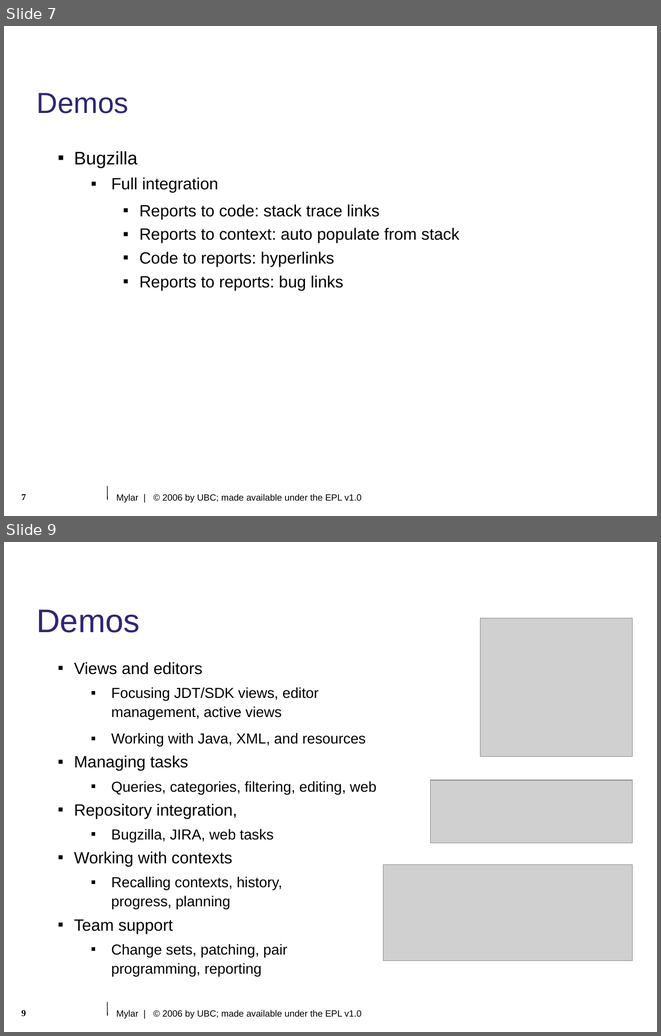
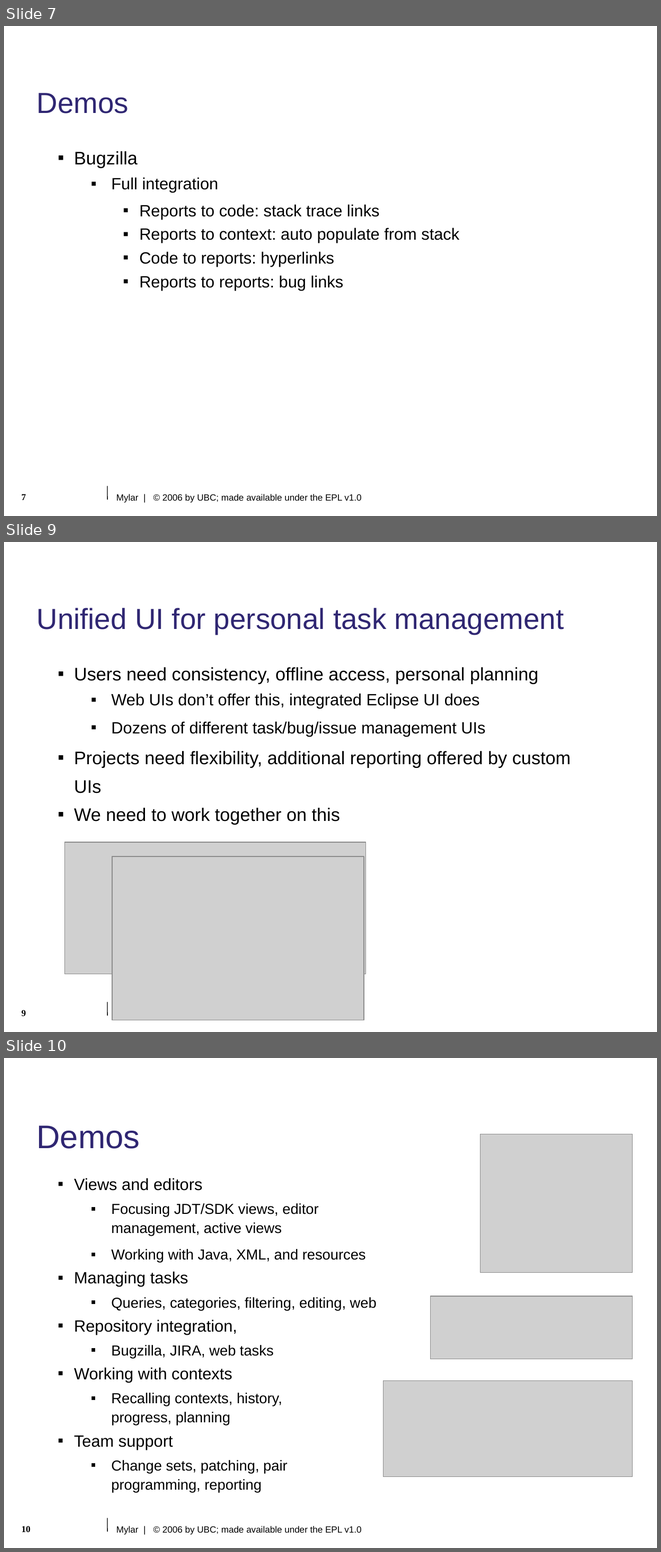
Before and after one commit to eclipse-mylyn/mylyn-website, a slide deck: publications/2006-03-mylar-eclipsecon.ppt. Shown one above the other, each under a label of ours: slides 7 and 9 before the commit, slides 7, 9 and 10 after it; the slides between them are not shown. The pictures are 661x1036 and 661x1552 pixels, drawn with LibreOffice and Linux fonts; fonts in the diff are those of the drawing; grey boxes stand for pictures; background and template pictures are left out. Boxes give left, top, right and bottom in pixels: in the first picture for what was removed or moved away, otherwise in the second. Text is boxed around its words. In the diff, an @@ line names an element or a change of style, - is before the commit and + after.

```diff
--- a/publications/2006-03-mylar-eclipsecon.ppt
+++ b/publications/2006-03-mylar-eclipsecon.ppt
@@ slide 9 added at <box>4,542,657,1032</box>, background #FFFFFF; not listed: 2 template elements that a slide beside it also shows @@
@@ title added at <box>37,608,564,634</box>, 32 pt, text #2F2672 @@
+Unified UI for personal task management
@@ text added at <box>74,667,571,824</box>, 20 pt, text #000000 @@
+▪ Users need consistency, offline access, personal planning
+  ▪ Web UIs don’t offer this, integrated Eclipse UI does
+  ▪ Dozens of different task/bug/issue management UIs
+▪ Projects need flexibility, additional reporting offered by custom UIs
+▪ We need to work together on this
@@ picture added at <box>65,841,366,973</box> @@
@@ picture added at <box>113,856,364,1020</box> @@
@@ page number added at <box>21,1009,26,1016</box>, 10 pt, text #000000, bold @@
+9
@@ what was slide 9 is now slide 10 @@
@@ page number at <box>21,1525,30,1532</box>: text changed @@
-9
+10
```
Also in this commit, not shown: 3 slides changed.
